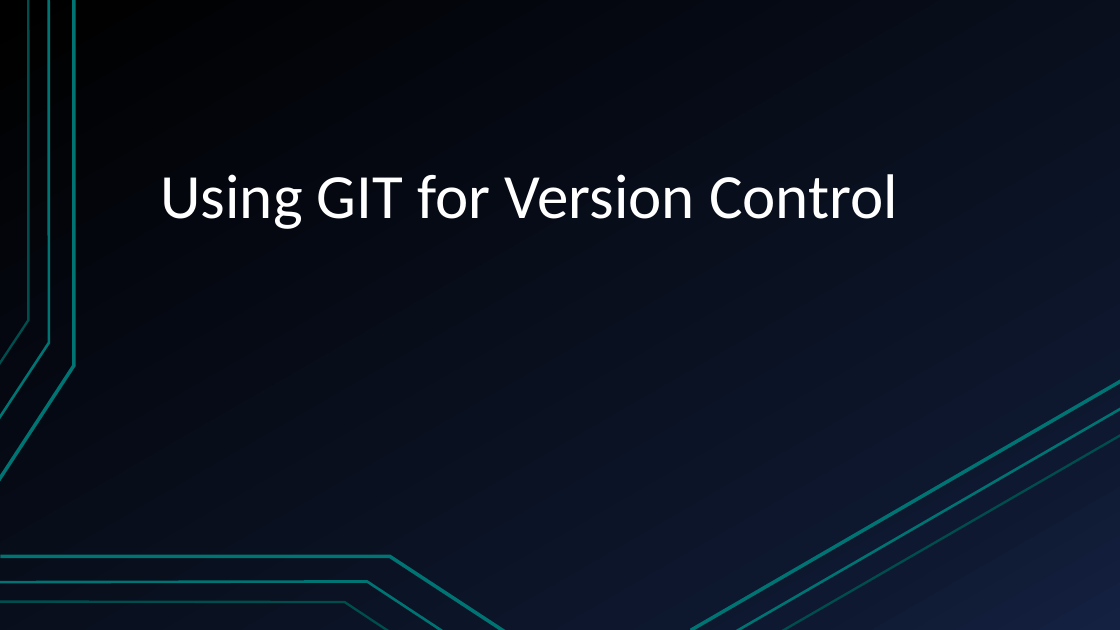
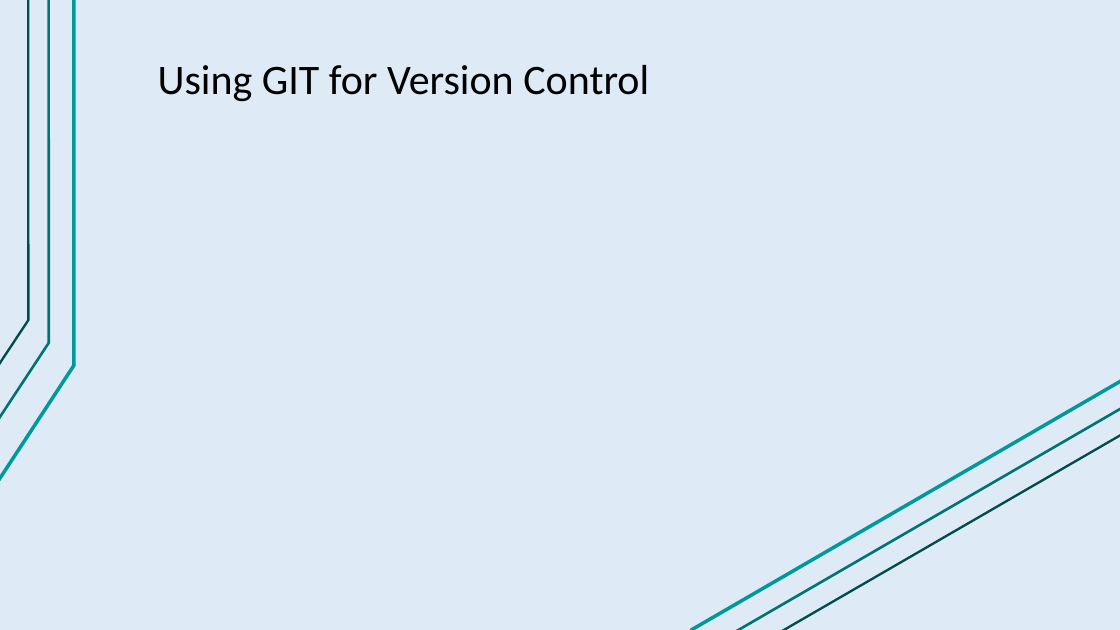
Before and after one commit to FRC4913/GitTest, a slide deck: slide 1 of git.pptx. Drawn at 1120x630 pixels with LibreOffice and Linux fonts; fonts in the diff are those of the drawing. Boxes give left, top, right and bottom in pixels: in the first picture for what was removed or moved away, otherwise in the second. Text is boxed around its words. In the diff, an @@ line names an element or a change of style, - is before the commit and + after.

Commit message:
Dark font light background works better with the projector

```diff
--- a/git.pptx
+++ b/git.pptx
@@ background gradient #000000 to #0F1931 to #142242 to #DEEBF7 @@
@@ freeform shape at (0,0,49,419): outline #007373 2.25 pt to #007373 2.24 pt @@
@@ freeform shape at (0,0,29,365): outline #007373 2 pt to #004D4D 2.01 pt @@
@@ freeform shape at (0,0,74,480): outline #007373 3 pt to #009999 3 pt; outline redrawn @@
@@ title "Using GIT for Version Control" at (158,65,649,102): size 54 to 36 pt, text colour #FFFFFF to #000000; vertical alignment bottom to top @@
@@ line (691, 630) - (1120, 381): stroke #007373 3 pt to #009999 3 pt @@
@@ line (735, 630) - (1120, 408): stroke #007373 2.25 pt to #007373 2.24 pt @@
@@ line (782, 630) - (1120, 435): stroke #007373 2 pt to #004D4D 2.01 pt @@
@@ freeform shape removed at (0,557,505,630) @@
@@ freeform shape removed at (0,581,444,630) @@
@@ freeform shape removed at (0,602,389,630) @@
```
Also in this commit, not shown: 9 other slides changed.
